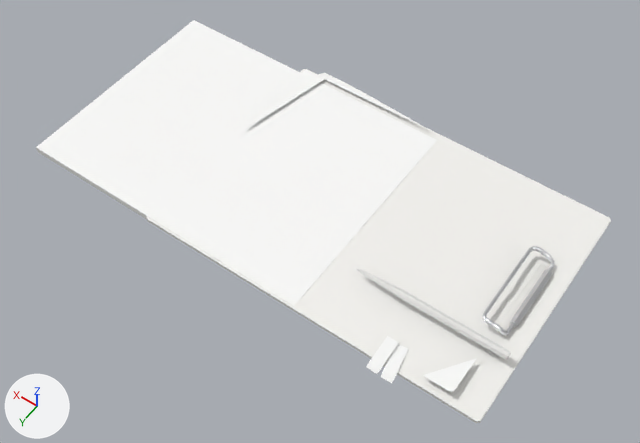
Two versions of the glTF model public/models/tablet-folder.glb, one commit apart.
Before and after are seen from a 50 mm camera at (-35.6, 37.3, 57.5) aimed at (-8.9, 0.0, -1.1). The lights are fixed; the arrows at lower left show +X, +Y and +Z. The picture after the commit comes second. Where no turn or scale is listed for an object, it has been applied to the vertices. Vertices at exactly the same position are counted once.

In view in the first picture: 'StackOfPaper_blinn2_0'.
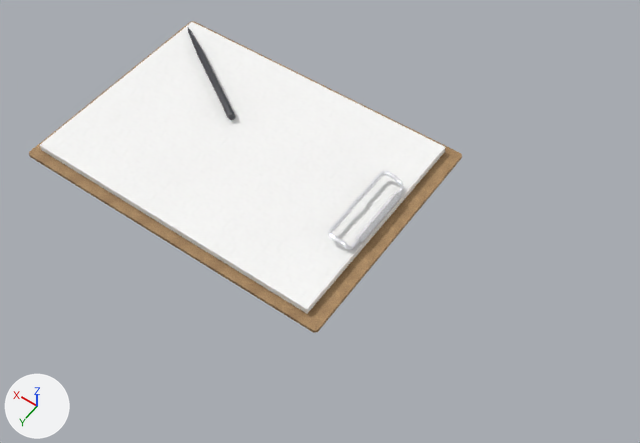
Changed parts and their boxes [x1, y1, x2, y2] in the pictures (640 x 443 px; the box of a moved part takes in the faces that stretch with it):
'StackOfPaper_blinn2_0', reshaped, moved, rescaled (25% narrower, 23% shorter): before [36, 20, 611, 423]; after [29, 21, 462, 333]
part 1 of me_stackofpaper_blinn2_0, moved or reshaped: before [360, 270, 511, 360]; after [188, 29, 236, 120]
part 2 of me_stackofpaper_blinn2_0, moved or reshaped (not visible afterwards): before [484, 348, 499, 358]
part 3 of me_stackofpaper_blinn2_0, moved or reshaped (not visible afterwards): before [499, 263, 548, 331]
part 4 of me_stackofpaper_blinn2_0, moved or reshaped: before [147, 69, 611, 423]; after [29, 21, 462, 333]
part 5 of me_stackofpaper_blinn2_0, moved or reshaped: before [482, 246, 555, 335]; after [329, 171, 404, 250]
part 6 of me_stackofpaper_blinn2_0, moved or reshaped: before [510, 269, 553, 327]; after [355, 192, 401, 243]
part 7 of me_stackofpaper_blinn2_0, deleted: before [247, 70, 477, 392]

The change, as a diff of the scene's bpy script:
```diff
--- a/public/models/tablet-folder.glb.py
+++ b/public/models/tablet-folder.glb.py
@@ mat_folder_pen @@
 mat_folder_pen = bpy.data.materials.new('Folder_Pen')
-# nodes: BsdfPrincipled, OutputMaterial
-# colours: white #e5e5e2
+# nodes: BsdfPrincipled, NormalMap, OutputMaterial, SeparateColor, TexImage x3, UVMap x3
+# uses the picture img_plastic_albedo
+# uses the picture img_plastic_normal
+# uses the picture img_plastic_rough
@@ mat_folder_board @@
 mat_folder_board = bpy.data.materials.new('Folder_Board')
-# nodes: BsdfPrincipled, OutputMaterial
-# colours: white #f5f3f0
+# nodes: BsdfPrincipled, NormalMap, OutputMaterial, SeparateColor, TexImage x3, UVMap x3
+# uses the picture img_hardboard_albedo
+# uses the picture img_hardboard_normal
+# uses the picture img_hardboard_rough
@@ mat_folder_clip @@
 mat_folder_clip = bpy.data.materials.new('Folder_Clip')
-# nodes: BsdfPrincipled, OutputMaterial
-# colours: white #e2e3e6
+# nodes: BsdfPrincipled, NormalMap, OutputMaterial, SeparateColor, TexImage x3, UVMap x3
+# uses the picture img_nickel_albedo
+# uses the picture img_nickel_normal
+# uses the picture img_nickel_rough
@@ me_stackofpaper_blinn2_0 @@
 # used by ob_stackofpaper_blinn2_0; parent = ob_stackofpaper; location = (0.0, 0.0, 0.0)
-me_stackofpaper_blinn2_0.from_pydata(...)  # 259 vertices, 360 faces; spans x -15.3..28.6, y -13.1..10.6, z -0.4..1.4
+me_stackofpaper_blinn2_0.from_pydata(...)  # 223 vertices, 336 faces; spans x -0.6..29.4, y -12.6..10.2, z -0.9..1.5
+# me_stackofpaper_blinn2_0 part 1: the loose piece of 20 vertices spanning x -14.6..-2.0, y 3.9..4.5, z 0.7..1.4 is turned -33.7 degrees about the z axis through its middle and scaled by 0.989, then moved by (30.6, -10.8, -0.3)
+# me_stackofpaper_blinn2_0 part 2: the loose piece of 8 vertices spanning x -14.0..-12.9, y 4.0..4.4, z 0.5..0.6 is turned -33.2 degrees about the z axis through its middle and scaled by 0.993, then moved by (31.5, -7.9, -0.3)
+# me_stackofpaper_blinn2_0 part 3: the loose piece of 12 vertices spanning x -13.6..-12.7, y -5.2..2.2, z 0.2..0.3 is scaled about its middle by (0.97, 1.04, 1), then moved by (14.6, 0.3, -0.8)
+# me_stackofpaper_blinn2_0 part 4: the loose piece of 16 vertices spanning x -15.3..15.7, y -12.5..9.5, z -0.2..0.2 is scaled about its middle by (0.97, 1.04, 1), then moved by (14.2, 0.3, -0.8)
+# me_stackofpaper_blinn2_0 part 5: the loose piece of 135 vertices spanning x -13.7..-11.4, y -5.6..2.7, z 0.3..1.4 is scaled about its middle by (0.97, 1.04, 1), then moved by (14.6, 0.3, 0.0)
+# me_stackofpaper_blinn2_0 part 6: the loose piece of 8 vertices spanning x -13.9..-13.3, y -4.5..1.3, z 0.2..0.8 is moved by (14.6, 0.3, 0.0)
+# me_stackofpaper_blinn2_0 part 7: 6 loose pieces with 36 vertices, spanning x -12.8..15.3, y -13.1..10.6, z 0.1..1.0, are deleted
+# other edits to the shape of me_stackofpaper_blinn2_0 do not show in these pictures
 me_stackofpaper_blinn2_0.materials.append(mat_folder_pad_edge)
@@ me_stackofpaper_blinn2_0 @@
 me_stackofpaper_blinn2_0.materials.append(mat_folder_board)
-me_stackofpaper_blinn2_0.materials.append(mat_folder_sheet)  # white #fcfcfa
 me_stackofpaper_blinn2_0.materials.append(mat_folder_clip)
@@ ob_stackofpaper_blinn2_0 @@
 ob_stackofpaper_blinn2_0.parent = ob_stackofpaper
-ob_stackofpaper_blinn2_0.location = (0.0, 0.0, 0.0)
+ob_stackofpaper_blinn2_0.location = (-1.09, 0.05, 0.191)
+ob_stackofpaper_blinn2_0.scale = (1.03, 0.966, 1.0)
```
